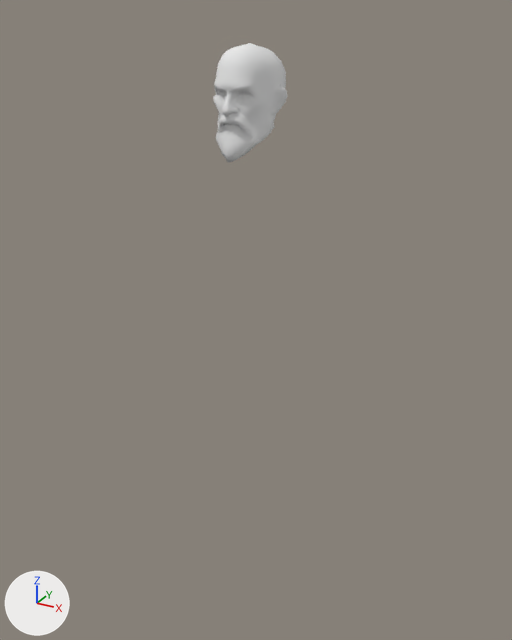
Renders of the FBX model content/models/heroes/sohei/sohei_base.fbx from each side of a commit.
The view is the same before and after, from a camera (50 mm lens) standing at (0.892, -1.613, 1.622) and looking at (0.008, -0.006, 0.818). The lights are fixed; the arrows at lower left show +X, +Y and +Z. Mesh edges are drawn as thin lines on the coarser meshes. Where no turn or scale is listed for an object, it has been applied to the vertices.

Names of what the first picture shows: 'omniknight_base_head_Untitled.003'.
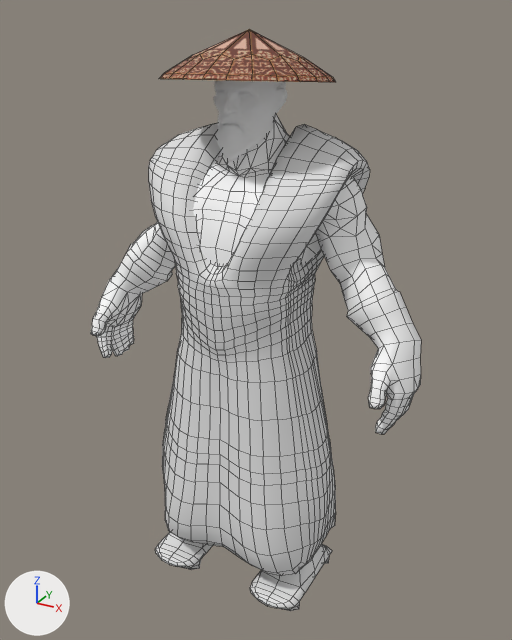
Patch to the scene script:
```diff
--- a/content/models/heroes/sohei/sohei_base.fbx.py
+++ b/content/models/heroes/sohei/sohei_base.fbx.py
@@ ob_juggernaut_base @@
 ob_juggernaut_base.location = (0.0, 0.0, 0.0)
-ob_juggernaut_base.hide_viewport = True
+ob_juggernaut_base.scale = (0.01, 0.01, 0.01)
@@ ob_hat @@
 ob_hat.location = (0.0, 0.0, 0.0)
-ob_hat.hide_viewport = True
+ob_hat.scale = (0.01, 0.01, 0.01)
@@ ob_robe @@
 ob_robe.location = (0.0, 0.0, 0.0)
-ob_robe.hide_viewport = True
+ob_robe.scale = (0.01, 0.01, 0.01)
```

Boxes [x1, y1, x2, y2] around the edits, measured in the pictures (512 x 640 px):
'robe', shown
    after: [149, 123, 370, 611]
'juggernaut_base', shown
    after: [91, 115, 421, 434]
'hat', shown (brown)
    after: [159, 29, 336, 82]
